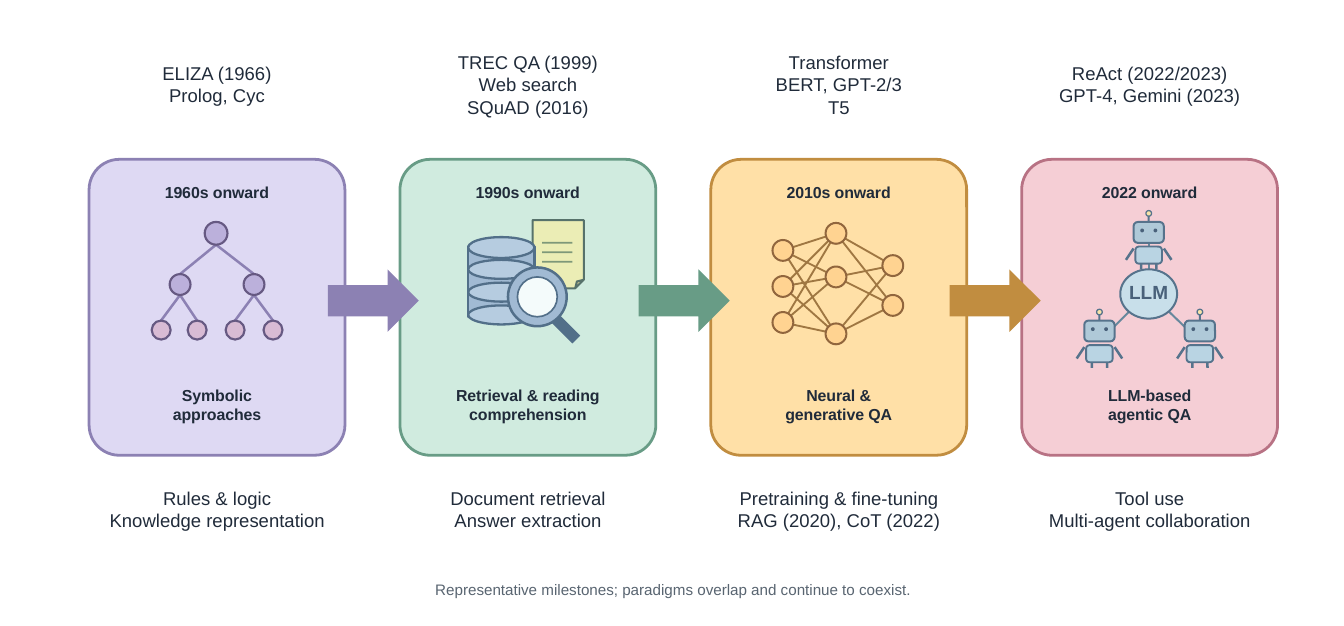
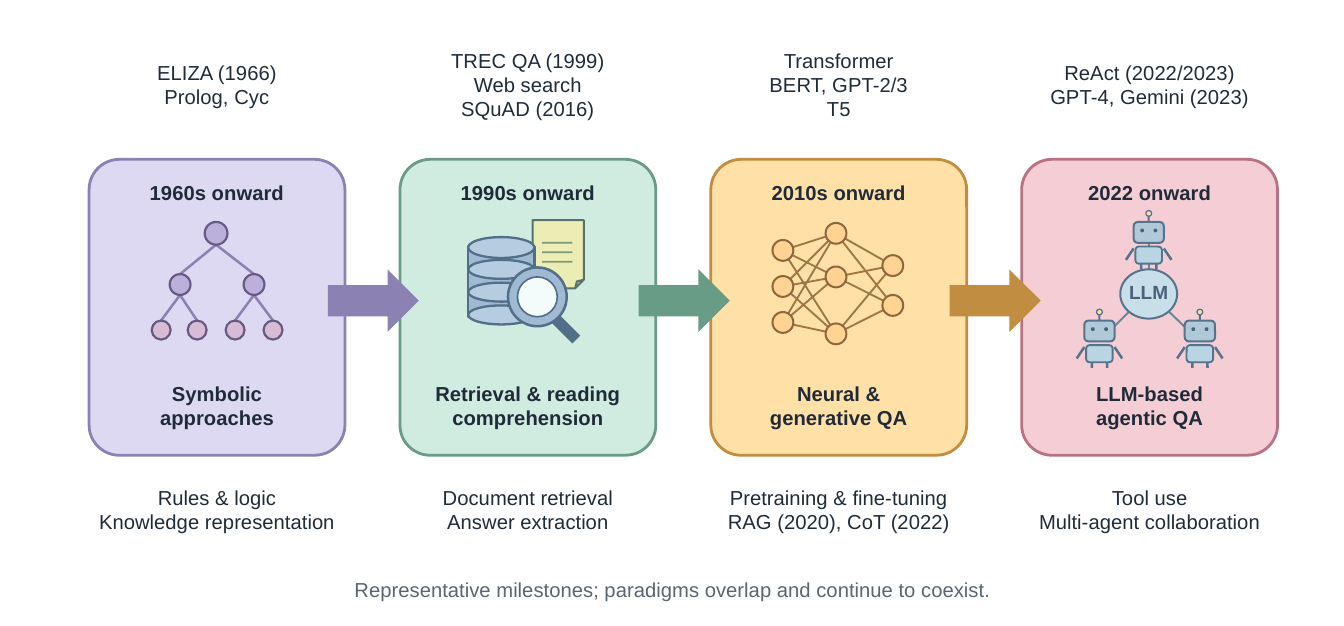
Before and after one commit to gouyu2003/multi-agent-latex-ESWA-, a slide deck: slide 1 of output/figure2_editable/20261013-153831-codex-clipboard-1eb7c158-b30c-49e1-bfa6-5ae40fd6f410/final/codex-clipboard-1eb7c158-b30c-49e1-bfa6-5ae40fd6f410_edited.pptx. Drawn at 1344x626 pixels with LibreOffice and Linux fonts; fonts in the diff are those of the drawing. Boxes give left, top, right and bottom in pixels: in the first picture for what was removed or moved away, otherwise in the second. Text is boxed around its words. In the diff, an @@ line names an element or a change of style, - is before the commit and + after.

```diff
--- a/output/figure2_editable/20261013-153831-codex-clipboard-1eb7c158-b30c-49e1-bfa6-5ae40fd6f410/final/codex-clipboard-1eb7c158-b30c-49e1-bfa6-5ae40fd6f410_edited.pptx
+++ b/output/figure2_editable/20261013-153831-codex-clipboard-1eb7c158-b30c-49e1-bfa6-5ae40fd6f410/final/codex-clipboard-1eb7c158-b30c-49e1-bfa6-5ae40fd6f410_edited.pptx
@@ size 6.3 to 8 pt in 8 elements at bbox=[150, 185, 284, 200], bbox=[160, 386, 274, 429], bbox=[461, 185, 595, 200], bbox=[435, 386, 620, 429], bbox=[772, 185, 906, 201], bbox=[770, 386, 907, 430], bbox=[1088, 185, 1211, 200], bbox=[1096, 386, 1203, 430] @@
@@ size 7.3 to 8 pt in 8 elements at bbox=[157, 65, 277, 108], bbox=[99, 490, 335, 534], bbox=[451, 53, 605, 121], bbox=[443, 490, 613, 530], bbox=[769, 53, 907, 116], bbox=[728, 490, 950, 534], bbox=[1050, 65, 1249, 109], bbox=[1039, 490, 1260, 533] @@
@@ text "Representative milestones; paradigms overlap and ..." at bbox=[354, 582, 990, 601]: size 6 to 8 pt @@
```
Also in this commit, not shown: 5 other files.
